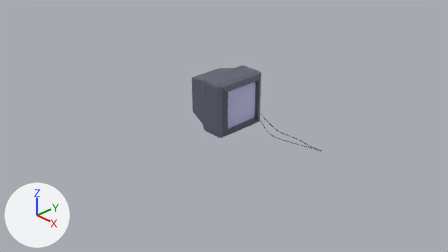
One commit to the Blender file Assets/Art/DiagnoseTools/DiagnoseTool_TV.blend: the scene before it, then after it.
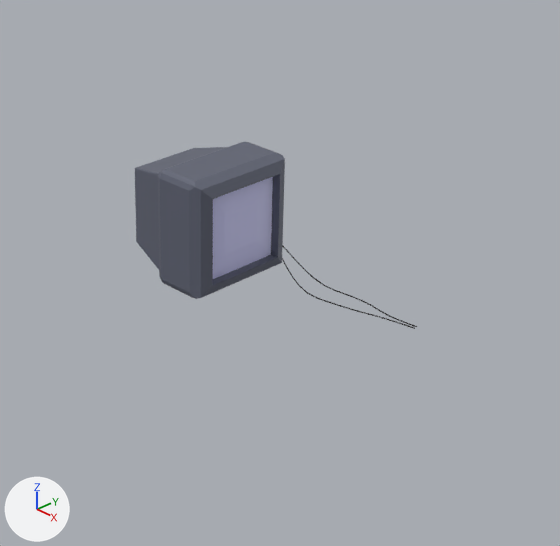
There are two pictures of each version: one from the file's camera 'Camera', one close up on the part from 29% to 87% of the width and 0% to 100% of the height. Arrows for +X, +Y and +Z are at lower left; the lights stay in place.

The first close-up shows 'TVHull', 'TVScreen'.
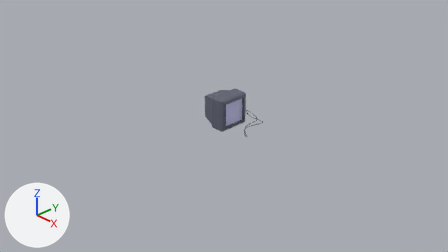
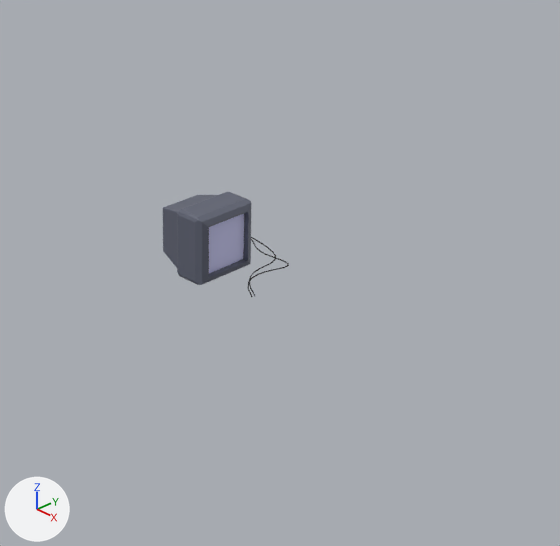
Scene script edits in JSON lines:
```json
{"op": "set", "path": "ob_tvhull.scale", "old": "(1.0, 1.0, 1.0)", "new": "(0.6, 0.6, 0.6)"}
{"op": "set", "path": "ob_tvscreen.location", "old": "(0.039, 0.0, 0.5)", "new": "(0.17, 0.0, 0.3)"}
{"op": "set", "path": "ob_tvscreen.scale", "old": "(0.81, 0.81, 0.81)", "new": "(0.162, 0.485, 0.485)"}
```

Location of each change, [x1, y1, x2, y2] in pixels of the close-ups (560 x 546 px):
```json
{"object": "TVHull", "change": "rescaled", "before": [135, 142, 285, 299], "after": [163, 192, 252, 285], "on screen": "40% narrower, 41% shorter"}
{"object": "TVScreen", "change": "moved, rescaled", "before": [213, 177, 273, 279], "after": [209, 214, 244, 273]}
```
